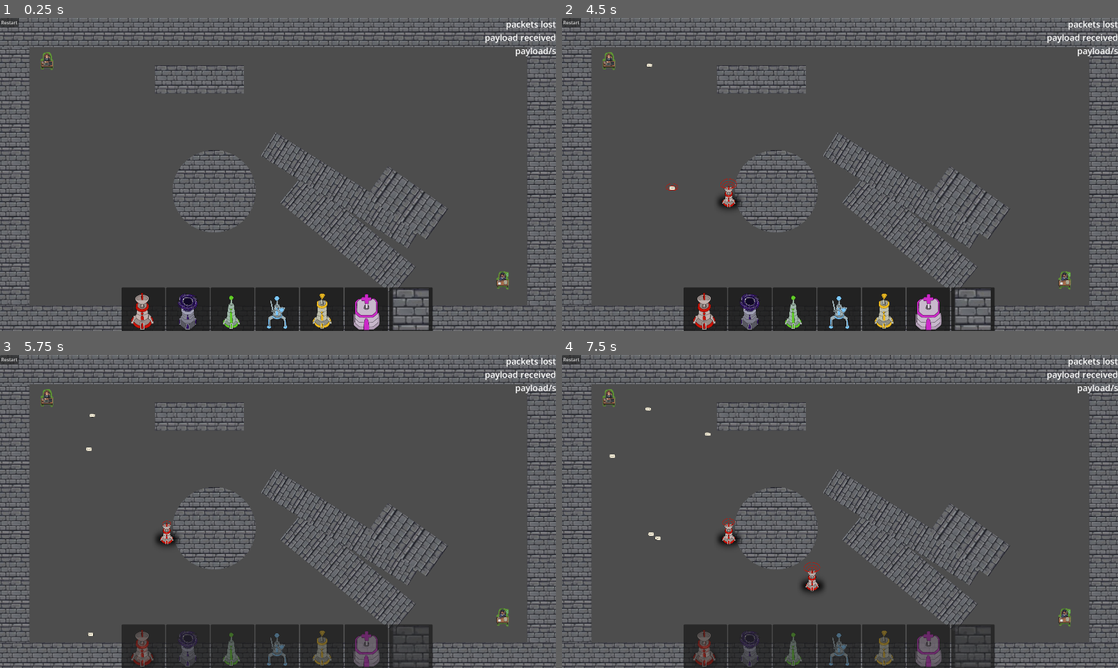
Above: before the commit, frames 1-4 (two rows, left to right).
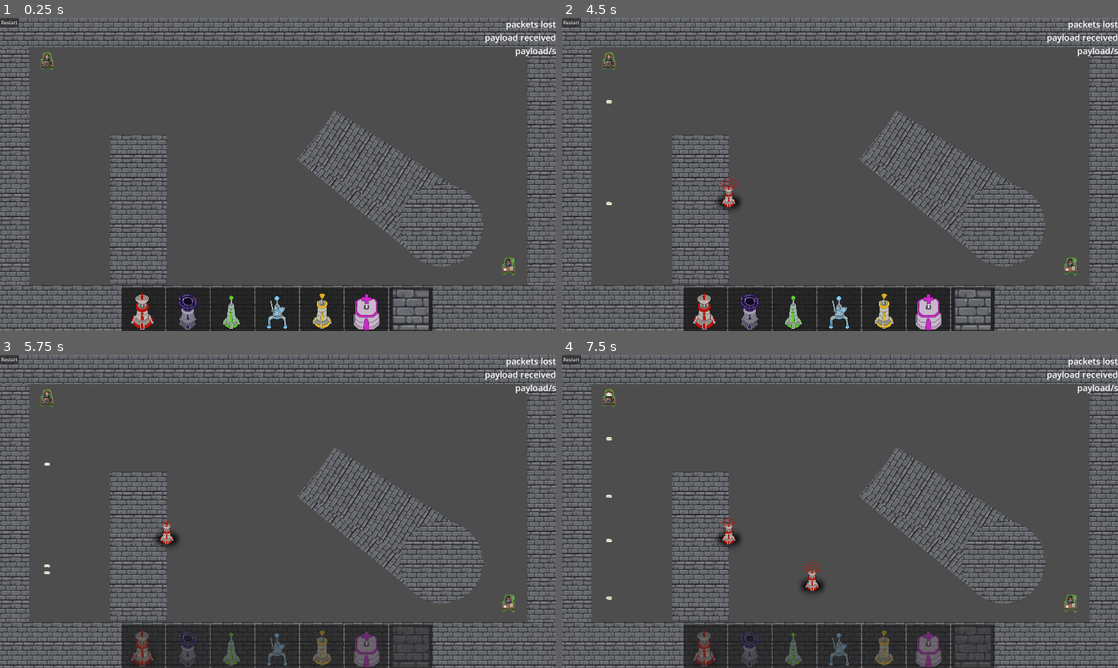
Above: after the commit, the same moments.

Repository: ryupold/ld59
Game: Godot game, scene res://scenes/main.tscn
The game is run twice, just before and just after one commit, with the same random seed, the same clock (stepped at 60 frames per second) and the same inputs. The engine's default icon, where the game draws it, is replaced by a stand-in: a white triangle on a blue panel in a dark square.
Inputs (mouse positions are in pixels of both pictures, inside the frame that each line leads up to):
- Up to frame 1 (0.25 s): no input
- Up to frame 2 (4.5 s): click "Restart" at 0.5 s; click "Restart" at 1.25 s; click "Restart" at 2 s; click (706, 309) at 2.77 s; tap Enter at 3.5 s; drag from (706, 312) to (606, 61) at 3.52 s; tap Space at 4.25 s; drag from (728, 190) to (606, 61) at 4.27 s
- Up to frame 3 (5.75 s): click (144, 646) at 5.02 s
- Up to frame 4 (7.5 s): move the mouse to (706, 649) at 5.77 s; click (706, 649) at 5.92 s; drag from (812, 574) to (1062, 617) at 6.52 s; click (706, 646) at 7.27 s

The runs differ from the first frame. In frame 1, 18% of the frame differs, in the area x 0-100%, y 15-100%; in frame 2, 18%; in frame 3, 18%; in frame 4, 18%, in the area x 0-100%, y 12-100%.

Commit message:
Finalize First level

Diff:
--- a/ld59-game/entities/walls/walls.tscn
+++ b/ld59-game/entities/walls/walls.tscn
@@ -27,10 +27,10 @@
 
 [node name="Bottom" parent="." unique_id=1764706543 instance=ExtResource("2_ew4hc")]
 offset_left = -3027.0
-offset_top = 1290.0
+offset_top = 1086.0
 offset_right = 3047.0
 offset_bottom = 1863.0
-pivot_offset = Vector2(3037, 286.5)
+pivot_offset = Vector2(3037, 388.5)
 
 [node name="Camera2D" type="Camera2D" parent="." unique_id=731923604]
 zoom = Vector2(0.351, 0.351)
--- a/ld59-game/resources/levels/first_level.tres
+++ b/ld59-game/resources/levels/first_level.tres
@@ -11,4 +11,5 @@
 packagesSent = 500
 winAmountPackages = 500
 spawnImpulse = 1000.0
+spawnAngleMin = 1.571
 metadata/_custom_type_script = "uid://edonykvu0lt8"
--- a/ld59-game/scenes/levels/first_level.tscn
+++ b/ld59-game/scenes/levels/first_level.tscn
@@ -20,45 +20,33 @@
 [node name="Walls" parent="." unique_id=903204524 instance=ExtResource("1_1bbdw")]
 
 [node name="RectangleWall" parent="Walls" unique_id=369208461 instance=ExtResource("6_3kh8m")]
-offset_left = -1212.0
-offset_top = -1073.0
-offset_right = -333.27734
-offset_bottom = -797.14307
-pivot_offset = Vector2(439.36133, 137.92847)
+offset_left = -1654.0
+offset_top = -393.0
+offset_right = -1092.0
+offset_bottom = 1077.853
+pivot_offset = Vector2(281, 735.4265)
 
 [node name="RectangleWall2" parent="Walls" unique_id=496078732 instance=ExtResource("6_3kh8m")]
-offset_left = 509.0257
-offset_top = -124.8374
-offset_right = 866.6612
-offset_bottom = 1310.856
+offset_left = 688.0835
+offset_top = -619.3456
+offset_right = 1186.8269
+offset_bottom = 908.66394
 rotation = 2.2557116
-pivot_offset = Vector2(178.81775, 717.8467)
-metadata/_edit_use_anchors_ = true
+pivot_offset = Vector2(249.3717, 764.00476)
 
 [node name="RectangleWall3" parent="Walls" unique_id=121758671 instance=ExtResource("6_3kh8m")]
-offset_left = 491.00012
-offset_top = -699.99976
-offset_right = 763.96765
-offset_bottom = 1012.4148
+offset_left = 789.9973
+offset_top = -763.84766
+offset_right = 1341.0007
+offset_bottom = 787.49866
 rotation = 2.1334991
-pivot_offset = Vector2(136.48376, 856.2073)
-metadata/_edit_use_anchors_ = true
-
-[node name="RectangleWall4" parent="Walls" unique_id=485338014 instance=ExtResource("6_3kh8m")]
-offset_left = 1022.30255
-offset_top = 26.678528
-offset_right = 1522.3025
-offset_bottom = 526.6785
-rotation = 2.1885486
-scale = Vector2(0.74066716, 1.4569749)
-pivot_offset = Vector2(250, 250)
-metadata/_edit_use_anchors_ = true
+pivot_offset = Vector2(275.5017, 775.67316)
 
 [node name="CircleWall2" parent="Walls" unique_id=2117046853 instance=ExtResource("8_fqprn")]
-offset_left = -1038.0
-offset_top = -240.0
-offset_right = -219.17822
-offset_bottom = 570.0
+offset_left = 1199.958
+offset_top = 93.86853
+offset_right = 2018.7798
+offset_bottom = 903.8685
 pivot_offset = Vector2(409.4109, 405)
 
 [node name="Sender" parent="." unique_id=1211801374 node_paths=PackedStringArray("packetParent") instance=ExtResource("4_xbibw")]
@@ -66,10 +54,11 @@
 packetParent = NodePath("../Packets")
 
 [node name="Receiver" parent="." unique_id=2106263029 instance=ExtResource("3_hkalp")]
-position = Vector2(2211, 1042)
+position = Vector2(2268, 905)
 
 [node name="Packets" type="Node2D" parent="." unique_id=2121823717]
 
 [node name="Towers" type="Node2D" parent="." unique_id=1245803590]
 unique_name_in_owner = true
 y_sort_enabled = true
+position = Vector2(2274, 1504)
